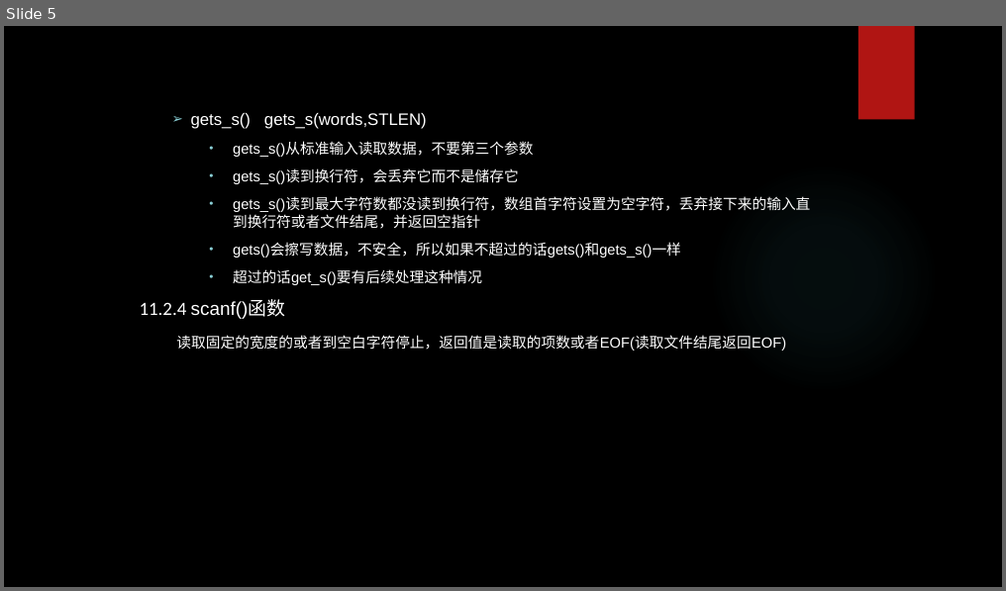
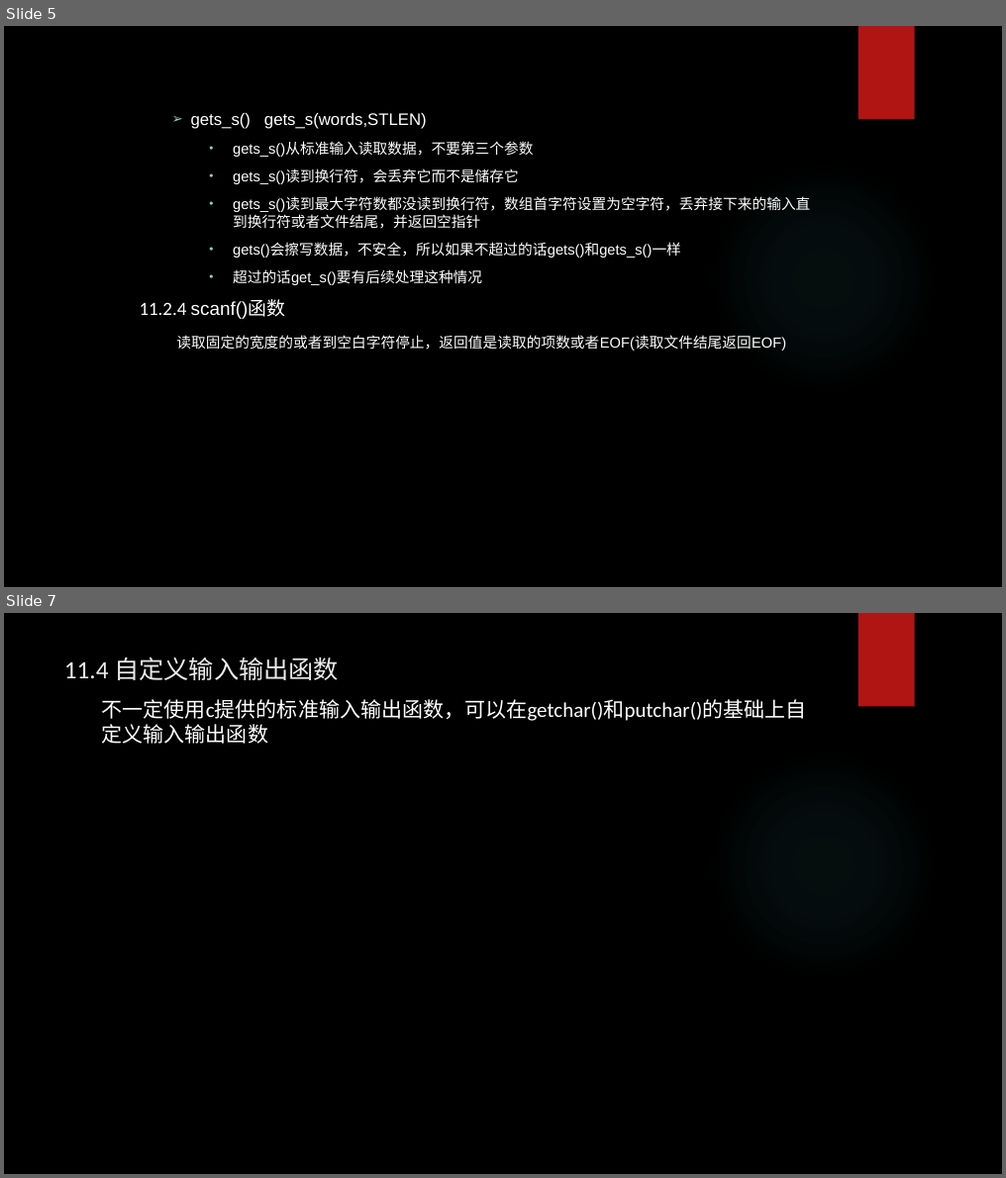
Before and after one commit to tsyin/c_ppt-code, a slide deck: 11字符串和字符串函数.pptx. Shown one above the other, each under a label of ours: slide 5 before the commit, slides 5 and 7 after it; the slides between them are not shown. The pictures are 1006x591 and 1006x1178 pixels, drawn with LibreOffice and Linux fonts; fonts in the diff are those of the drawing; background and template pictures are left out. Boxes give left, top, right and bottom in pixels: in the first picture for what was removed or moved away, otherwise in the second. Text is boxed around its words. In the diff, an @@ line names an element or a change of style, - is before the commit and + after.

```diff
--- a/11字符串和字符串函数.pptx
+++ b/11字符串和字符串函数.pptx
@@ slide 7 added at (4, 613, 1002, 1174), background picture (left out); not listed: 2 template elements that a slide beside it also shows @@
@@ title added at (64, 657, 339, 680), 24 pt, text #EBEBEB @@
+11.4 自定义输入输出函数
@@ text added at (102, 699, 807, 744), 20 pt, text #FFFFFF @@
+不一定使用c提供的标准输入输出函数，可以在getchar()和putchar()的基础上自定义输入输出函数
```
Also in this commit, not shown: 1 slide changed, 7 other slides added, 3 other files.
